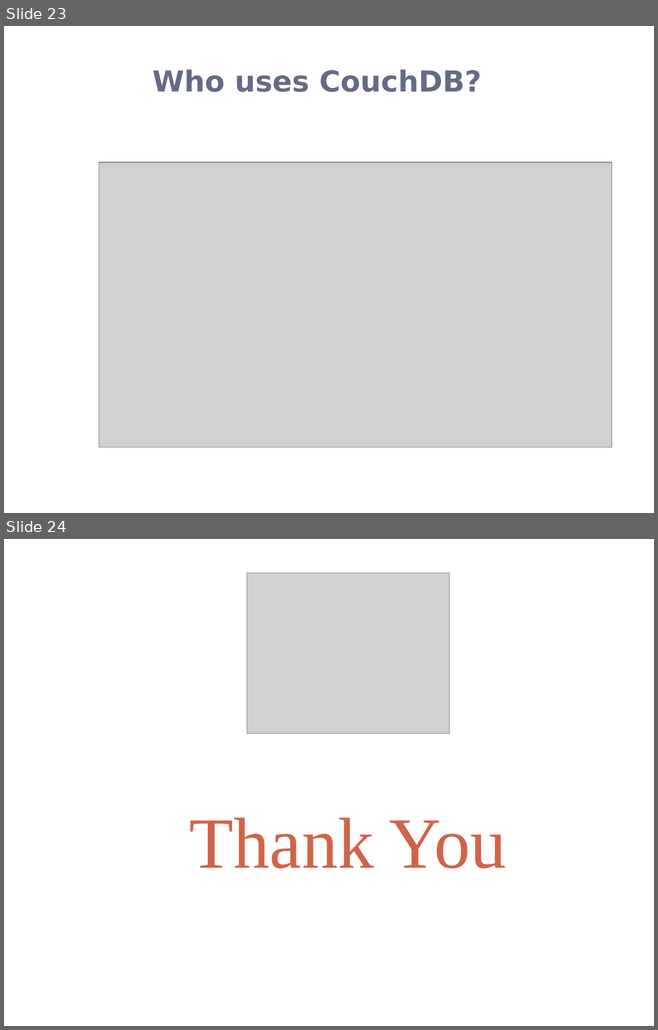
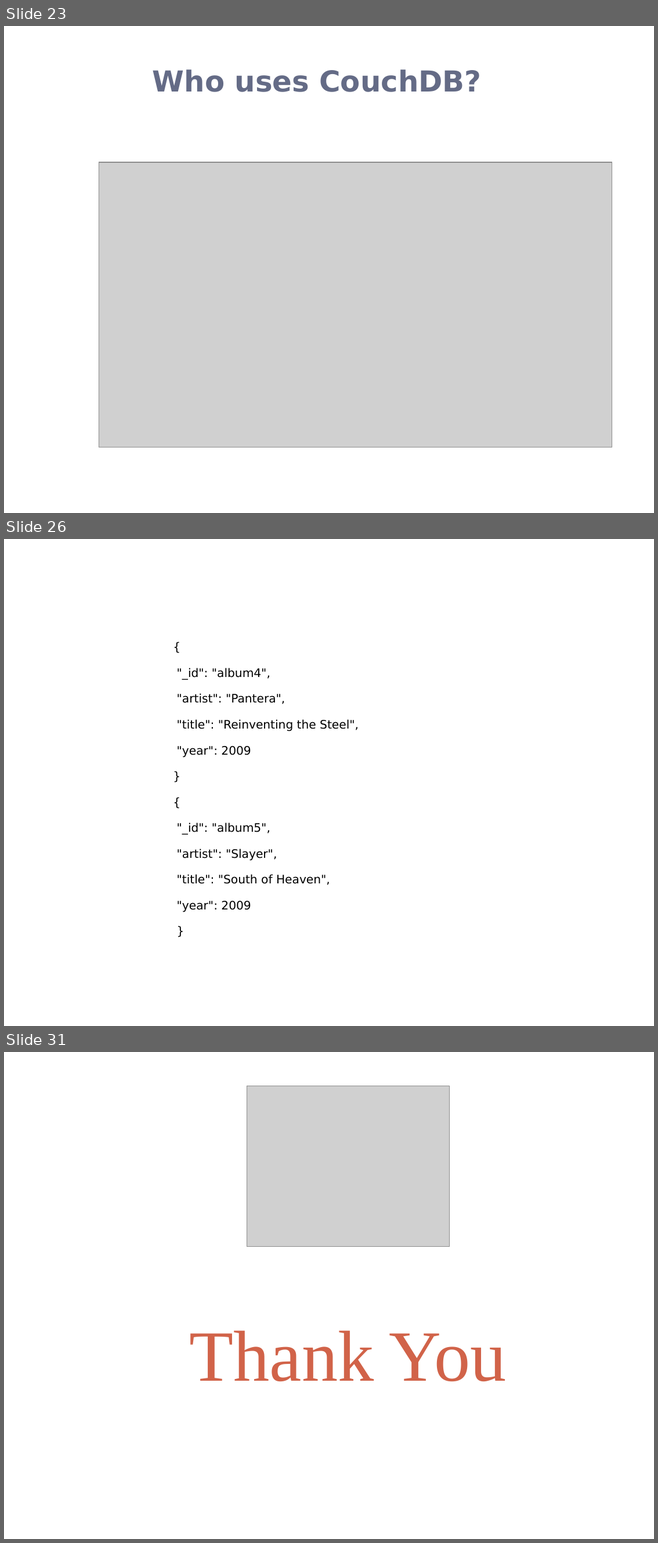
Before and after one commit to rohanz1993/Team_9_Heroku_Shopping_Cart_-_AWS_NoSQL_Service, a slide deck: Donita/CouchDB.pptx. Shown one above the other, each under a label of ours: slides 23 and 24 before the commit, slides 23, 26 and 31 after it; the slides between them are not shown. The pictures are 658x1030 and 658x1543 pixels, drawn with LibreOffice and Linux fonts; fonts in the diff are those of the drawing; grey boxes stand for pictures; background and template pictures are left out. Boxes give left, top, right and bottom in pixels: in the first picture for what was removed or moved away, otherwise in the second. Text is boxed around its words. In the diff, an @@ line names an element or a change of style, - is before the commit and + after.

```diff
--- a/Donita/CouchDB.pptx
+++ b/Donita/CouchDB.pptx
@@ slide 26 added at <box>4,539,654,1026</box>, background picture (left out) @@
@@ text added at <box>177,668,358,913</box>, 13 pt, text #000000 @@
+{
+"_id": "album4",
+"artist": "Pantera",
+"title": "Reinventing the Steel",
+"year": 2009
+}
+{
+"_id": "album5",
+"artist": "Slayer",
+"title": "South of Heaven",
+"year": 2009
+}
@@ what was slide 24 is now slide 31 @@
```
Also in this commit, not shown: 6 other slides added.
